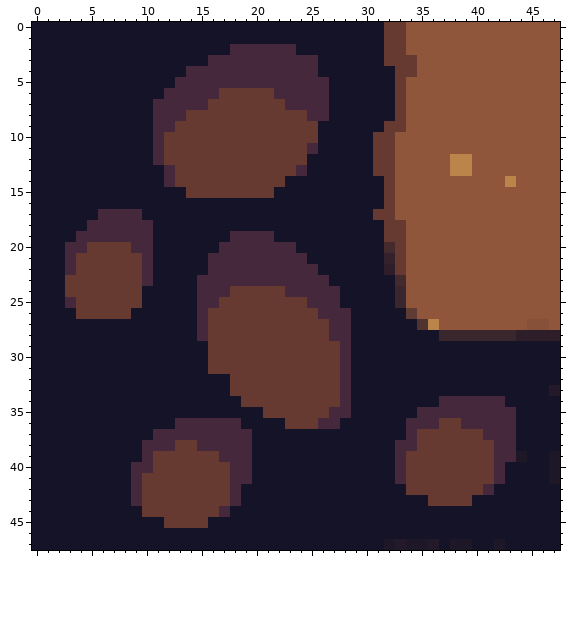
Two states of a pixel-art sprite, src/main/resources/ca/bcit/comp2522/termproject/pix/0/Solid_Block/DIRT_TURN_UP_CORNER.png. That is the earlier state.
The file is 48x48 pixels. Colours within 5 levels of each other are drawn and written as one.
After the commit:
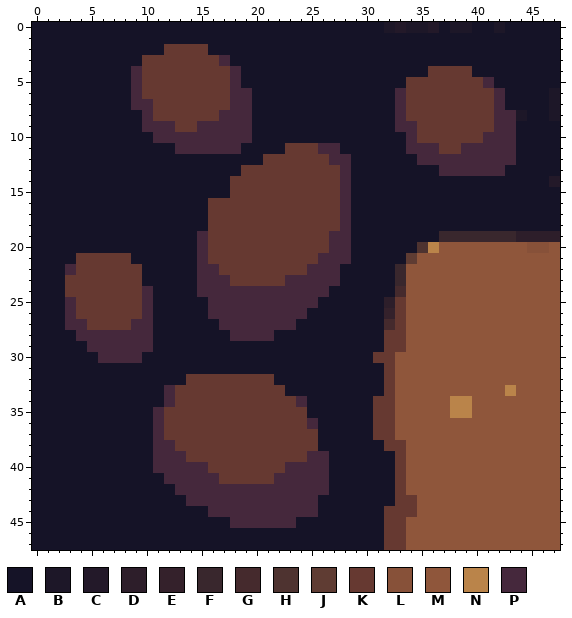
Palette (. is transparent): A #151327  B #1d1728  C #231929  D #2d1e2a  E #34212b  F #39272d  G #452a2d  H #4e3330  J #5f3c33  K #663931  L #875139  M #8f563b  N #ba844a  P #45283c
The edit:
Changed rows in their new state; - is an unchanged pixel.
first column x 3:
 0 -----------------------------BCBBCABBAABAAAAA
 1 -----------------------------AAAAAAAAAAAAAAAA
 2 ---------KKKK--AAAAAA--------AAAAAAAAAAAAAAAA
 3 -------KKKKKKK-AAAAAAAA------AAAAAAAAAAAAAAAA
 4 ------PKKKKKKKK-AAAAAAA-------AAAKKKKAAAAAAAA
 5 ------PKKKKKKKK-AAAAAAAA------AKKKKKKKPAAAAAA
 6 ------PKKKKKKK-PPAAAAAAA------PKKKKKKKKPAAAAB
 7 ------PPKKKKK--PPAAAAAAA------PKKKKKKKKPAAAAB
 8 -------PKKK---PPPAAAAAAA------PKKKKKKKKPPBAAB
 9 -------P----PPPPPAAAAAA------APPKKKKKKKPPAAAA
10 ---------PPPPPPPPAAAAAA-----AAAPKKKKKKPPPAAAA
11 --------AAPPPPPPAAAA--KPP---AAAPPPKKPPPPPAAAA
12 --------AAAAAAAAAA----KKPP--AAAAPPPPPPPPPAAAA
13 ---------AAAAAAA-----KKKKP--AAAAAAPPPPPPAAAAA
14 ---------AAAAAA-----KKKKKP---AAAAAAAAAAAAAAAC
15 -----------AAAA----KKKKKKP---AAAAAAAAAAAAAAAA
16 -------------KKKKKKKKKKKKP---AAAAAAAAAAAAAAAA
17 ---AAAA------KKKKKKKKKKKKP--AAAAAAAAAAAAAAAAA
18 --AAAAAA-----KKKKKKKKKKKKP---AAAAAAAAAAAAAAAA
19 -AAAAAAA----PKKKKKKKKKKKPP---AAAAAFFFFFFFDDDD
20 AAAAAAAA----PKKKKKKKKKKKPP---AAAHN--------LL-
21 A-----AA----PKKKKKKKKKKPPP---AAJ-------------
22 -------A----P-KKKKKKKK-PP----AF--------------
23 -------A-------KKKKK----P-----F--------------
24 -------P-------PPPPP----A-----G--------------
25 -------P----A-PPPPPPPP-AA----DK--------------
26 P-----KP----APPPPPPPPPAAAA---EKM-------------
27 PPKKKKPP----AAPPPPPPPAAAAA---GKMMM--------MM-
28 -PPPPPPP----AAAPPPPAAAAAAA---KKMMMMMMMMMMMMMM
29 --PPPPPP-----AAAAAAAAAAAAA---KKMMMMMMMMMMMMMM
30 ---PPPP------AAAAAAAAAAAAA--KKMMMMMMMMMMMMMMM
31 -------------AAAAAAAAAAAAA---KMMMMMMMMMMMMMMM
32 -----------KKKK----AAAAAAA---KMMMMMMMMMMMMMMM
33 ---------PKKKKK-----AAAAAA---KMMMMMMMMMMNMMMM
34 ---------PKKKKKK-----PAAAA--KKMMMMMNNMMMMMMMM
35 --------PKKKKKKKKK----AAAA--KKMMMMMNNMMMMMMMM
36 --------PKKKKKKKKKKK--PAA---KKMMMMMMMMMMMMMMM
37 ---------KKKKKKKKKKKKKK-----KKMMMMMMMMMMMMMMM
38 -------A----KKKKKKKKKKK------KKMMMMMMMMMMMMMM
39 -------APPP---KKKKKKKKPP------KMMMMMMMMMMMMMM
40 ------AAPPPPP--KKKKKPPPP------KMMMMMMMMMMMMMM
41 ------AAAPPPPP-KKKKPPPPP------KMMMMMMMMMMMMMM
42 ------AAAAPPPPP-PPPPPPPP------KMMMMMMMMMMMMMM
43 ------AAAAAPPPP-PPPPPPP-------KKMMMMMMMMMMMMM
44 -------AAAAAAP-PPPPPPPP------KKKMMMMMMMMMMMMM
45 ---------AAAA--PPPPPP--------KKMMMMMMMMMMMMMM
46 -----------------------------KKMMMMMMMMMMMMMM
47 -----------------------------KKMMMMMMMMMMMMMM
Boxes around the changes in both pictures, in picture pixels (x1, y1, x2, y2):
changed: (65, 22, 560, 550)
